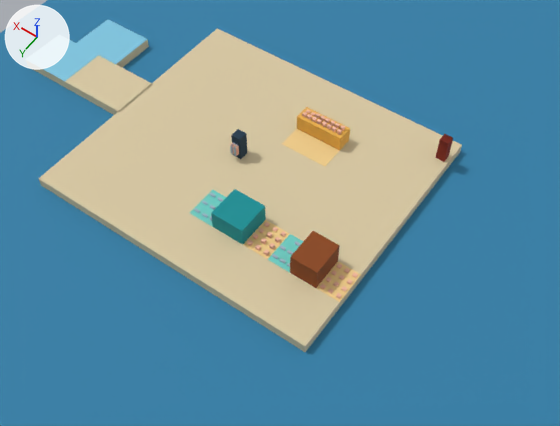
The glTF model shared/assets/models/moon_cove_blockout.glb as it was, and as the next commit left it.
The view is the same before and after, from a camera (50 mm lens) standing at (-19.3, 23.1, 32.9) and looking at (-2.1, -1.0, -4.9). Arrows for +X, +Y and +Z are at upper left; the lights stay in place. The older version comes first. Where no turn or scale is listed for an object, it has been applied to the vertices.

In view in the first picture: 'Footprint_cove_counter', 'Footprint_cove_cutter', 'Footprint_cove_smoker', 'Ground_cove_land', 'Ground_cove_pier', 'Water', 'Zone_cove_counter', 'Zone_cove_cutter_in', 'Zone_cove_cutter_out', 'Zone_cove_end', 'Zone_cove_shelf', 'Zone_cove_smoker_out' and 5 more.
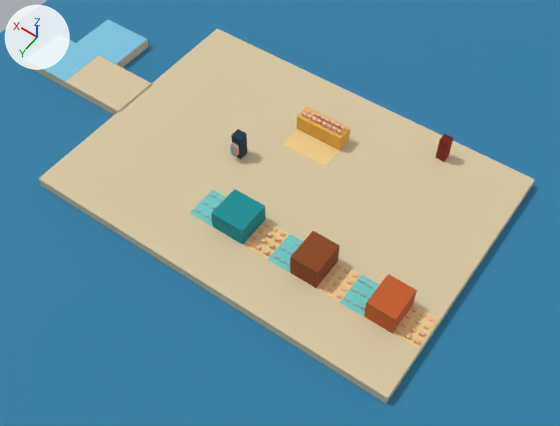
Not visible in the pictures: 'Out_cove_grill_3'.

Where the change shows, as pixel boxes [x1, y1, x2, y2] in the pictures (560 x 426 px):
'Ground_cove_land', moved, rescaled (17% wider, 16% taller): before [39, 29, 462, 352]; after [39, 29, 535, 403]
'Footprint_cove_grill', added (orange): after [364, 274, 417, 334]
'Zone_cove_grill_out', added (beige): after [393, 304, 438, 348]
'Zone_cove_grill_in', added (cyan): after [340, 275, 379, 316]
'Out_cove_grill_13', added: after [405, 332, 411, 338]
'Out_cove_grill_14', added: after [397, 328, 403, 334]
'Out_cove_grill_4', added: after [410, 326, 416, 332]
'Out_cove_grill_5', added: after [402, 321, 408, 327]
'Out_cove_grill_6', added: after [424, 324, 430, 330]
'Out_cove_grill_9', added: after [429, 316, 435, 322]
'Out_cove_grill_15', added: after [419, 330, 425, 336]
'Out_cove_grill_7', added: after [415, 319, 421, 324]
'Out_cove_grill_11', added: after [412, 307, 418, 312]

The change, as a diff of the scene's bpy script:
```diff
--- a/shared/assets/models/moon_cove_blockout.glb.py
+++ b/shared/assets/models/moon_cove_blockout.glb.py
@@ ob_ground_cove_land @@
 ob_ground_cove_land = bpy.data.objects.new('Ground_cove_land', me_ground)
-ob_ground_cove_land.location = (-1.0, 0.0, -0.5)
-ob_ground_cove_land.scale = (18.0, 16.0, 1.0)
+ob_ground_cove_land.location = (-3.25, 0.0, -0.5)
+ob_ground_cove_land.scale = (22.5, 16.0, 1.0)
@@ ob_out_cove_grill_15 @@
+ob_out_cove_grill_15 = bpy.data.objects.new('Out_cove_grill_15', me_portion)
+ob_out_cove_grill_15.location = (-14.17, 4.25, 0.17)
+ob_out_cove_grill_15.scale = (0.22, 0.2, 0.09)
@@ ob_out_cove_grill_14 @@
+ob_out_cove_grill_14 = bpy.data.objects.new('Out_cove_grill_14', me_portion)
+ob_out_cove_grill_14.location = (-13.23, 4.75, 0.17)
+ob_out_cove_grill_14.scale = (0.22, 0.2, 0.09)
@@ ob_out_cove_grill_13 @@
+ob_out_cove_grill_13 = bpy.data.objects.new('Out_cove_grill_13', me_portion)
+ob_out_cove_grill_13.location = (-13.7, 4.75, 0.17)
+ob_out_cove_grill_13.scale = (0.22, 0.2, 0.09)
@@ ob_out_cove_grill_12 @@
+ob_out_cove_grill_12 = bpy.data.objects.new('Out_cove_grill_12', me_portion)
+ob_out_cove_grill_12.location = (-14.17, 4.75, 0.17)
+ob_out_cove_grill_12.scale = (0.22, 0.2, 0.09)
@@ ob_out_cove_grill_11 @@
+ob_out_cove_grill_11 = bpy.data.objects.new('Out_cove_grill_11', me_portion)
+ob_out_cove_grill_11.location = (-13.23, 3.25, 0.07)
+ob_out_cove_grill_11.scale = (0.22, 0.2, 0.09)
@@ ob_out_cove_grill_10 @@
+ob_out_cove_grill_10 = bpy.data.objects.new('Out_cove_grill_10', me_portion)
+ob_out_cove_grill_10.location = (-13.7, 3.25, 0.07)
+ob_out_cove_grill_10.scale = (0.22, 0.2, 0.09)
@@ ob_out_cove_grill_9 @@
+ob_out_cove_grill_9 = bpy.data.objects.new('Out_cove_grill_9', me_portion)
+ob_out_cove_grill_9.location = (-14.17, 3.25, 0.07)
+ob_out_cove_grill_9.scale = (0.22, 0.2, 0.09)
@@ ob_out_cove_grill_8 @@
+ob_out_cove_grill_8 = bpy.data.objects.new('Out_cove_grill_8', me_portion)
+ob_out_cove_grill_8.location = (-13.23, 3.75, 0.07)
+ob_out_cove_grill_8.scale = (0.22, 0.2, 0.09)
@@ ob_out_cove_grill_7 @@
+ob_out_cove_grill_7 = bpy.data.objects.new('Out_cove_grill_7', me_portion)
+ob_out_cove_grill_7.location = (-13.7, 3.75, 0.07)
+ob_out_cove_grill_7.scale = (0.22, 0.2, 0.09)
@@ ob_out_cove_grill_6 @@
+ob_out_cove_grill_6 = bpy.data.objects.new('Out_cove_grill_6', me_portion)
+ob_out_cove_grill_6.location = (-14.17, 3.75, 0.07)
+ob_out_cove_grill_6.scale = (0.22, 0.2, 0.09)
@@ ob_out_cove_grill_5 @@
+ob_out_cove_grill_5 = bpy.data.objects.new('Out_cove_grill_5', me_portion)
+ob_out_cove_grill_5.location = (-13.23, 4.25, 0.07)
+ob_out_cove_grill_5.scale = (0.22, 0.2, 0.09)
@@ ob_out_cove_grill_4 @@
+ob_out_cove_grill_4 = bpy.data.objects.new('Out_cove_grill_4', me_portion)
+ob_out_cove_grill_4.location = (-13.7, 4.25, 0.07)
+ob_out_cove_grill_4.scale = (0.22, 0.2, 0.09)
@@ ob_out_cove_grill_3 @@
+ob_out_cove_grill_3 = bpy.data.objects.new('Out_cove_grill_3', me_portion)
+ob_out_cove_grill_3.location = (-14.17, 4.25, 0.07)
+ob_out_cove_grill_3.scale = (0.22, 0.2, 0.09)
@@ ob_zone_cove_grill_out @@
+ob_zone_cove_grill_out = bpy.data.objects.new('Zone_cove_grill_out', me_zone_machine_output)
+ob_zone_cove_grill_out.location = (-13.7, 4.0, 0.01)
+ob_zone_cove_grill_out.scale = (1.4, 2.0, 0.02)
@@ ob_zone_cove_grill_in @@
+ob_zone_cove_grill_in = bpy.data.objects.new('Zone_cove_grill_in', me_zone_machine_input)
+ob_zone_cove_grill_in.location = (-10.7, 4.0, 0.01)
+ob_zone_cove_grill_in.scale = (1.4, 2.0, 0.02)
@@ ob_footprint_cove_grill @@
+ob_footprint_cove_grill = bpy.data.objects.new('Footprint_cove_grill', me_grill)  # a box spanning x -0.8..0.8, y -1.0..1.0, z -0.65..0.65; in mat_grill (orange #c45c26)
+ob_footprint_cove_grill.location = (-12.2, 4.0, 0.65)
```
